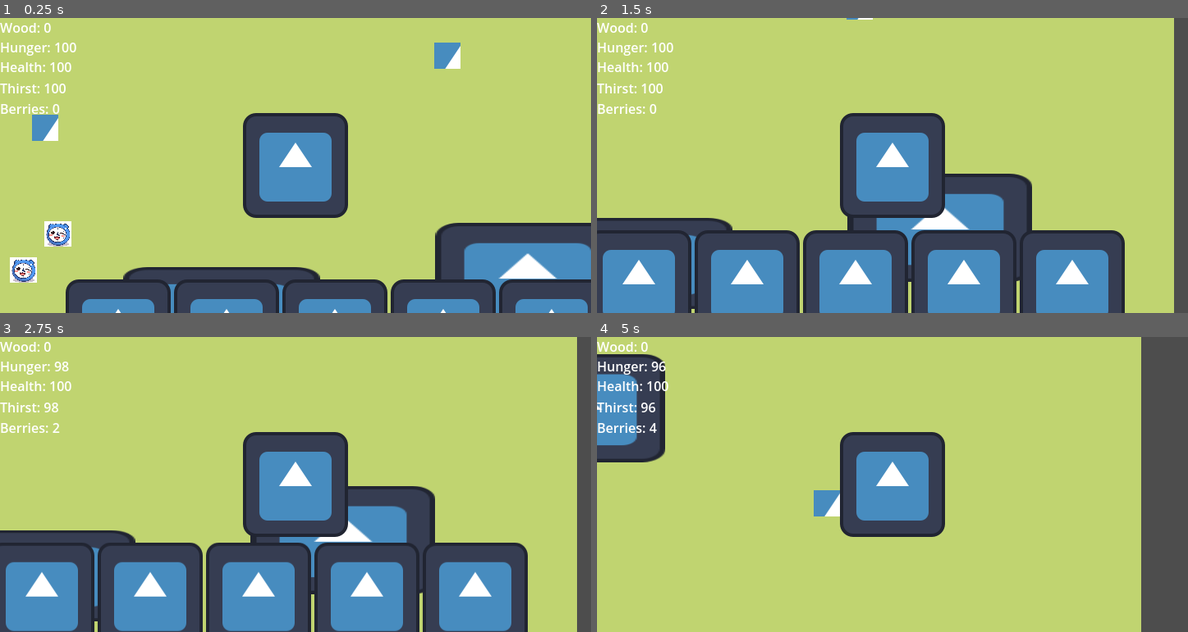
Above: before the commit, frames 1-4 (two rows, left to right).
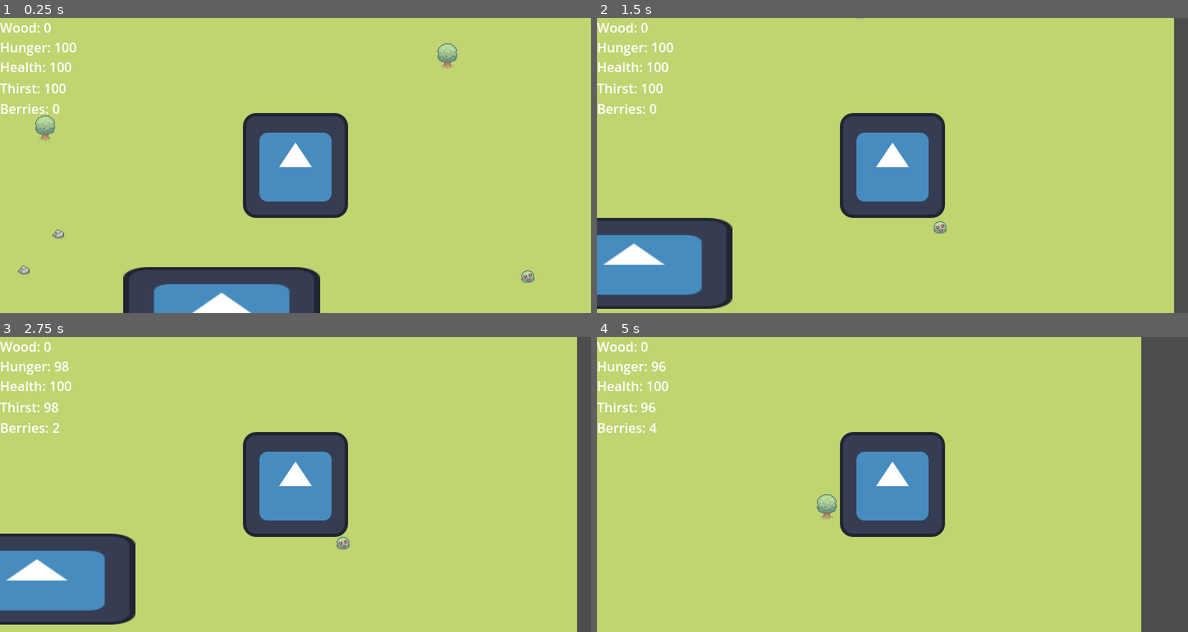
Above: after the commit, the same moments.

Repository: 7riciu/survival-game
Game: Godot game, scene res://scenes/game.tscn
Same seed, same stepped clock (60 frames per second), same inputs: the game is played once before the commit and once after it. The engine's default icon, where the game draws it, is replaced by a stand-in: a white triangle on a blue panel in a dark square.
Inputs (mouse positions are in pixels of both pictures, inside the frame that each line leads up to):
- Up to frame 1 (0.25 s): no input
- Up to frame 2 (1.5 s): tap Enter at 0.5 s; move the mouse to (1022, 150) at 0.52 s; hold Right (right) 0.53-1.28 s; tap E (e) at 0.6 s; click (1022, 150) at 0.67 s; move the mouse to (774, 180) at 1.27 s; hold Down (down) from 1.28 s (still down); click (774, 180) at 1.35 s
- Up to frame 3 (2.75 s): tap E (e) at 1.55 s; release Down (down) at 2 s; click (41, 593) at 2.02 s
- Up to frame 4 (5 s): tap Space at 2.75 s; move the mouse to (951, 419) at 2.77 s; hold Right (right) 2.78-3.53 s; tap E (e) at 2.85, 3.8, 4.55 s; move the mouse to (862, 543) at 3.52 s; hold Up (up) 3.53-4.28 s; tap Alt at 3.6 s; click (862, 543) at 3.67 s; move the mouse to (1069, 528) at 4.27 s; hold Left (left) from 4.28 s (still down); tap Shift at 4.35 s

The runs differ from the first frame. In frame 1, 15% of the frame differs, in the area x 1-100%, y 8-100%; in frame 2, 26%; in frame 3, 28%, in the area x 0-90%, y 50-100%; in frame 4, 4.3%.

Commit message:
dded some holder images and spend a bunch of time on figuring out the cause of an error TT

Diff:
--- a/project.godot
+++ b/project.godot
@@ -19,6 +19,7 @@
 
 window/size/viewport_width=720
 window/size/viewport_height=360
+window/root_node_auto_translate=true
 
 [editor_plugins]
 
--- a/scenes/bush.tscn
+++ b/scenes/bush.tscn
@@ -1,18 +1,18 @@
 [gd_scene load_steps=8 format=3 uid="uid://ckwvuyrgnghru"]
 
-[ext_resource type="Texture2D" uid="uid://cqnp1wptgmldb" path="res://icon.svg" id="1_lad4k"]
 [ext_resource type="Script" uid="uid://cgpbwajtkfffx" path="res://scripts/bush.gd" id="1_tu87o"]
 [ext_resource type="Script" uid="uid://pbjd0lpeq606" path="res://scripts/bush_area.gd" id="2_ehqem"]
+[ext_resource type="Texture2D" uid="uid://g70tobstfgts" path="res://images/Sprout Lands - Sprites - Basic pack/Objects/bush with berries.png" id="2_tu87o"]
 
-[sub_resource type="AtlasTexture" id="AtlasTexture_ehqem"]
-atlas = ExtResource("1_lad4k")
-region = Rect2(0, 0, 128, 128)
+[sub_resource type="AtlasTexture" id="AtlasTexture_6ftm5"]
+atlas = ExtResource("2_tu87o")
+region = Rect2(0, 0, 16, 16)
 
-[sub_resource type="SpriteFrames" id="SpriteFrames_tu87o"]
+[sub_resource type="SpriteFrames" id="SpriteFrames_jpk7d"]
 animations = [{
 "frames": [{
 "duration": 1.0,
-"texture": SubResource("AtlasTexture_ehqem")
+"texture": SubResource("AtlasTexture_6ftm5")
 }],
 "loop": true,
 "name": &"default",
@@ -20,7 +20,7 @@
 }]
 
 [sub_resource type="RectangleShape2D" id="RectangleShape2D_6ftm5"]
-size = Vector2(224, 69.5)
+size = Vector2(16, 15)
 
 [sub_resource type="RectangleShape2D" id="RectangleShape2D_jpk7d"]
 size = Vector2(369, 224)
@@ -29,12 +29,10 @@
 script = ExtResource("1_tu87o")
 
 [node name="AnimatedSprite2D" type="AnimatedSprite2D" parent="."]
-position = Vector2(2.2737368e-13, -2.3841858e-07)
-scale = Vector2(1.7578125, 1.03125)
-sprite_frames = SubResource("SpriteFrames_tu87o")
+sprite_frames = SubResource("SpriteFrames_jpk7d")
 
 [node name="CollisionShape2D" type="CollisionShape2D" parent="."]
-position = Vector2(0, 31)
+position = Vector2(0, -0.5)
 shape = SubResource("RectangleShape2D_6ftm5")
 
 [node name="Area2D" type="Area2D" parent="." groups=["bush_area"]]
--- a/scenes/game.tscn
+++ b/scenes/game.tscn
@@ -489,14 +489,17 @@
 [node name="bush2" parent="." instance=ExtResource("5_iywne")]
 position = Vector2(428, 73)
 
-[node name="Control" parent="." instance=ExtResource("12_dinhu")]
-offset_left = 272.0
-offset_top = 462.0
-offset_right = 312.0
-offset_bottom = 502.0
-
 [node name="small_rock" parent="." instance=ExtResource("13_kvuet")]
 position = Vector2(221, 451)
 
 [node name="small_rock2" parent="." instance=ExtResource("13_kvuet")]
 position = Vector2(263, 407)
+
+[node name="small_rock3" parent="." instance=ExtResource("13_kvuet")]
+position = Vector2(161, 482)
+
+[node name="Inventory" parent="." instance=ExtResource("13_trtic")]
+offset_left = 226.0
+offset_top = 613.0
+offset_right = 266.0
+offset_bottom = 653.0
--- a/scenes/small_rock.tscn
+++ b/scenes/small_rock.tscn
@@ -1,7 +1,22 @@
-[gd_scene load_steps=4 format=3 uid="uid://cg2ibf6tctsqv"]
+[gd_scene load_steps=6 format=3 uid="uid://cg2ibf6tctsqv"]
 
 [ext_resource type="Script" uid="uid://dtevubrq23ebi" path="res://scripts/small_rock.gd" id="1_fff6k"]
-[ext_resource type="Texture2D" uid="uid://bkqv5mmp0ataj" path="res://images/icon.jpg" id="2_ryhel"]
+[ext_resource type="Texture2D" uid="uid://d57imjcps2ru" path="res://images/Sprout Lands - Sprites - Basic pack/Objects/rock.png" id="2_ryhel"]
+
+[sub_resource type="AtlasTexture" id="AtlasTexture_2pysc"]
+atlas = ExtResource("2_ryhel")
+region = Rect2(0, 0, 16, 16)
+
+[sub_resource type="SpriteFrames" id="SpriteFrames_e5x16"]
+animations = [{
+"frames": [{
+"duration": 1.0,
+"texture": SubResource("AtlasTexture_2pysc")
+}],
+"loop": true,
+"name": &"default",
+"speed": 5.0
+}]
 
 [sub_resource type="RectangleShape2D" id="RectangleShape2D_2pysc"]
 size = Vector2(34, 32)
@@ -10,10 +25,8 @@
 script = ExtResource("1_fff6k")
 item_name = "yay"
 
-[node name="Sprite2D" type="Sprite2D" parent="."]
-position = Vector2(-1.4305115e-06, -4.7683716e-07)
-scale = Vector2(0.064453125, 0.06054688)
-texture = ExtResource("2_ryhel")
+[node name="AnimatedSprite2D" type="AnimatedSprite2D" parent="."]
+sprite_frames = SubResource("SpriteFrames_e5x16")
 
 [node name="CollisionShape2D" type="CollisionShape2D" parent="."]
 shape = SubResource("RectangleShape2D_2pysc")
--- a/scenes/tree.tscn
+++ b/scenes/tree.tscn
@@ -1,39 +1,18 @@
-[gd_scene load_steps=11 format=3 uid="uid://c6pkfx3ea4e0d"]
+[gd_scene load_steps=8 format=3 uid="uid://c6pkfx3ea4e0d"]
 
 [ext_resource type="Script" uid="uid://b14q6xat7qq7e" path="res://scripts/tree.gd" id="1_viusy"]
 [ext_resource type="Script" uid="uid://bc2adrf0n3fs0" path="res://scripts/tree_area.gd" id="1_vplca"]
-[ext_resource type="Texture2D" uid="uid://cqnp1wptgmldb" path="res://icon.svg" id="2_viusy"]
-
-[sub_resource type="AtlasTexture" id="AtlasTexture_vplca"]
-atlas = ExtResource("2_viusy")
-region = Rect2(32, 32, 32, 32)
-
-[sub_resource type="AtlasTexture" id="AtlasTexture_viusy"]
-atlas = ExtResource("2_viusy")
-region = Rect2(32, 64, 32, 32)
+[ext_resource type="Texture2D" uid="uid://bws0ebigjymbv" path="res://images/Sprout Lands - Sprites - Basic pack/Objects/tree.png" id="2_viusy"]
 
 [sub_resource type="AtlasTexture" id="AtlasTexture_qd6xs"]
 atlas = ExtResource("2_viusy")
-region = Rect2(64, 64, 32, 32)
+region = Rect2(0, 0, 32, 32)
 
-[sub_resource type="AtlasTexture" id="AtlasTexture_ake3r"]
-atlas = ExtResource("2_viusy")
-region = Rect2(64, 32, 32, 32)
-
-[sub_resource type="SpriteFrames" id="SpriteFrames_18mvg"]
+[sub_resource type="SpriteFrames" id="SpriteFrames_ake3r"]
 animations = [{
 "frames": [{
 "duration": 1.0,
-"texture": SubResource("AtlasTexture_vplca")
-}, {
-"duration": 1.0,
-"texture": SubResource("AtlasTexture_viusy")
-}, {
-"duration": 1.0,
 "texture": SubResource("AtlasTexture_qd6xs")
-}, {
-"duration": 1.0,
-"texture": SubResource("AtlasTexture_ake3r")
 }],
 "loop": true,
 "name": &"default",
@@ -50,7 +29,7 @@
 script = ExtResource("1_viusy")
 
 [node name="AnimatedSprite2D" type="AnimatedSprite2D" parent="."]
-sprite_frames = SubResource("SpriteFrames_18mvg")
+sprite_frames = SubResource("SpriteFrames_ake3r")
 
 [node name="CollisionShape2D" type="CollisionShape2D" parent="."]
 shape = SubResource("RectangleShape2D_dmmp0")
--- a/scripts/player.gd
+++ b/scripts/player.gd
@@ -12,6 +12,7 @@
 var thirst = 100
 
 func _ready() -> void:
+	print(get_tree().get_nodes_in_group("inventory"))
 	thirst_decrease_by_time()
 	hunger_decrese()
 
Binary file added: images/Sprout Lands - Sprites - Basic pack/Objects/bush with berries.png
Not shown, added: images/Sprout Lands - Sprites - Basic pack/Objects/bush with berries.png.import
Binary file added: images/Sprout Lands - Sprites - Basic pack/Objects/rock.png
Not shown, added: images/Sprout Lands - Sprites - Basic pack/Objects/rock.png.import
Binary file added: images/Sprout Lands - Sprites - Basic pack/Objects/tree.png
Not shown, added: images/Sprout Lands - Sprites - Basic pack/Objects/tree.png.import
Not shown: 1 places in scenes/game.tscn that only renumber resources
